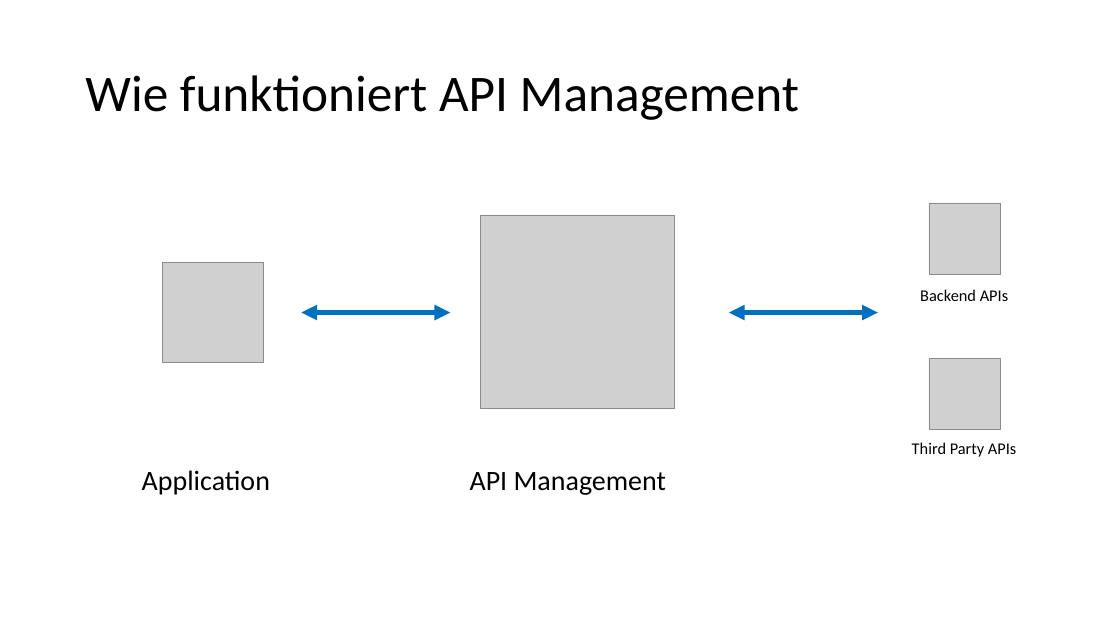
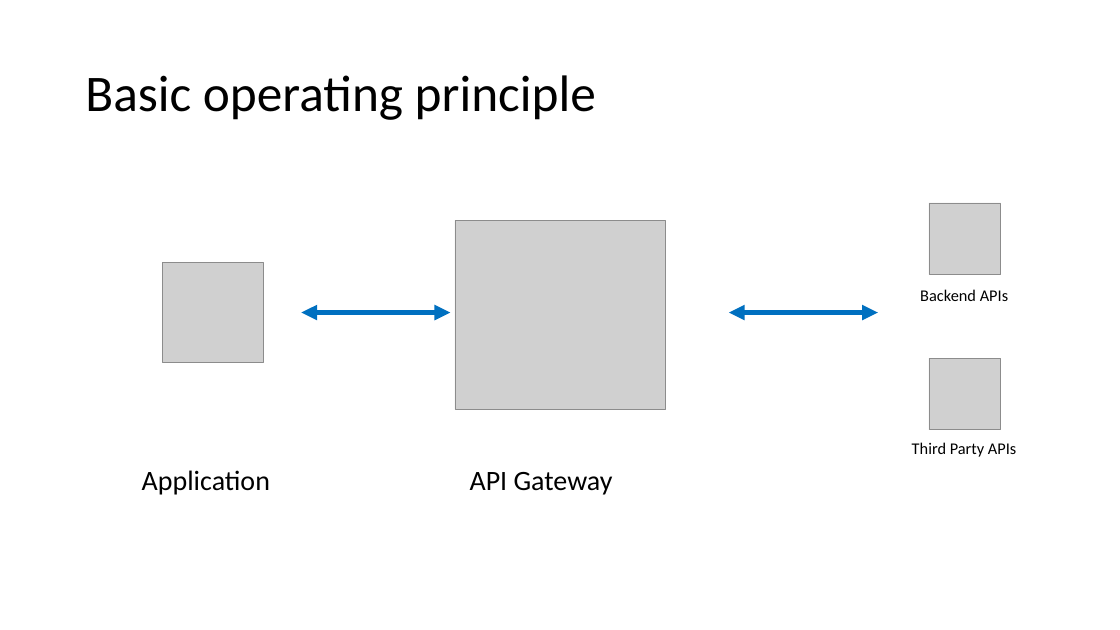
Before and after one commit to danielwagn3r/apimgmt-workshop, a slide deck: slide 6 of API Gateway.pptx. Drawn at 1120x630 pixels with LibreOffice and Linux fonts; fonts in the diff are those of the drawing; grey boxes stand for pictures. Boxes give left, top, right and bottom in pixels: in the first picture for what was removed or moved away, otherwise in the second. Text is boxed around its words. In the diff, an @@ line names an element or a change of style, - is before the commit and + after.

```diff
--- a/API Gateway.pptx
+++ b/API Gateway.pptx
@@ title at (85,75,596,120): text changed @@
-Wie funktioniert API Management
+Basic operating principle
@@ picture: place and size @@
-picture at (481,215,675,409)
+picture at (455,220,665,409)
@@ text at (470,472,613,495): text changed @@
-API Management
+API Gateway
```
Also in this commit, not shown: 4 other slides changed, 2 slides added, 1 slide removed.
